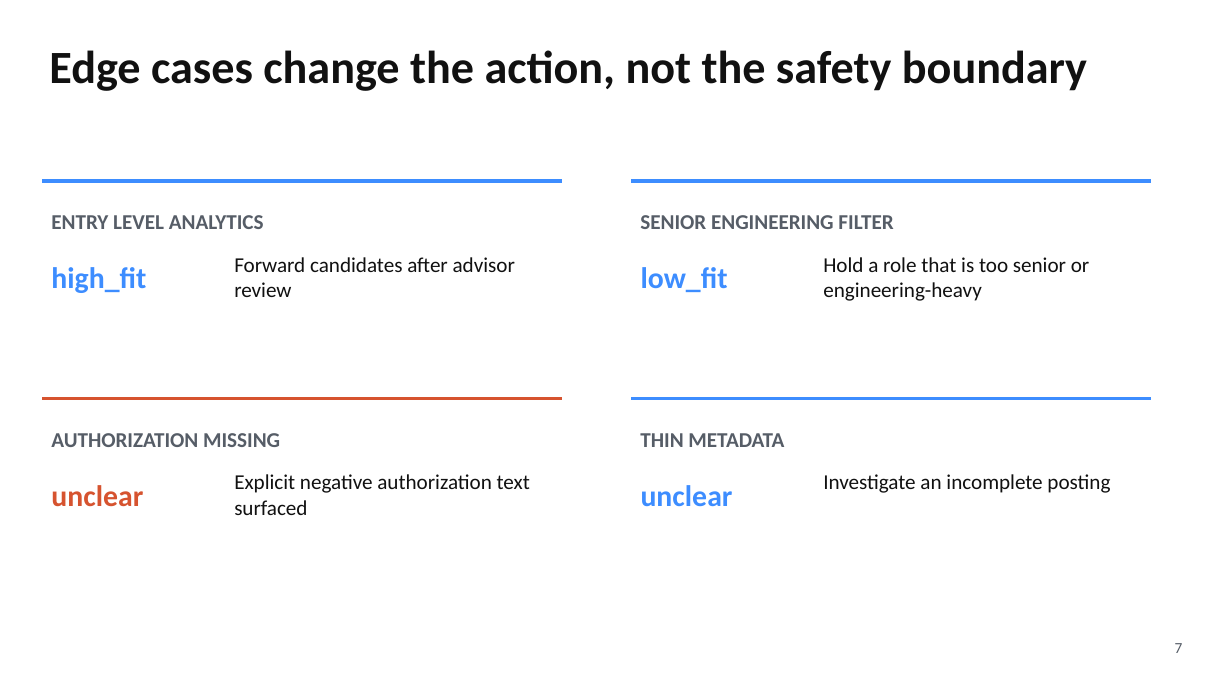
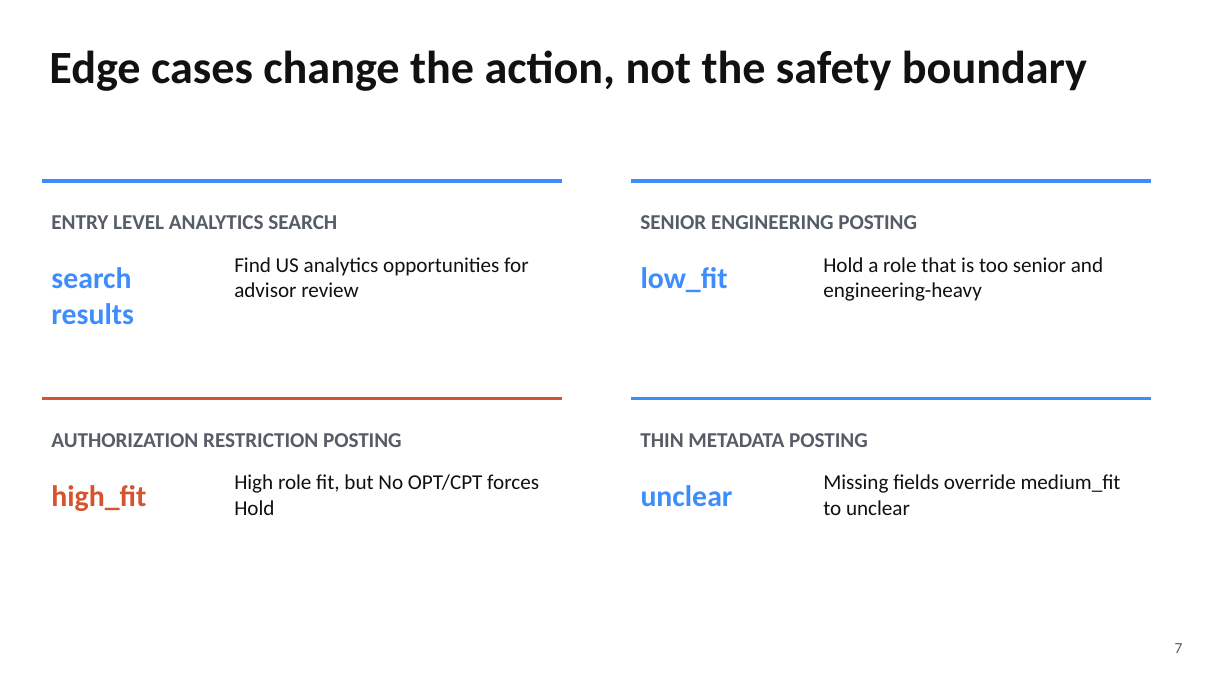
Before and after one commit to Kongbai815/job-matching-nlp, a slide deck: slide 7 of slides/MSBA_Job_Matching_Final_Deck.pptx. Drawn at 1232x693 pixels with LibreOffice and Linux fonts; fonts in the diff are those of the drawing. Boxes give left, top, right and bottom in pixels: in the first picture for what was removed or moved away, otherwise in the second. Text is boxed around its words. In the diff, an @@ line names an element or a change of style, - is before the commit and + after.

```diff
--- a/slides/MSBA_Job_Matching_Final_Deck.pptx
+++ b/slides/MSBA_Job_Matching_Final_Deck.pptx
@@ text at [51, 215, 337, 229]: text changed @@
-ENTRY LEVEL ANALYTICS
+ENTRY LEVEL ANALYTICS SEARCH
@@ text at [640, 215, 917, 229]: text changed @@
-SENIOR ENGINEERING FILTER
+SENIOR ENGINEERING POSTING
@@ text at [51, 267, 134, 324]: text changed @@
-high_fit
+search results
@@ text at [234, 257, 528, 297]: text changed @@
-Forward candidates after advisor review
+Find US analytics opportunities for advisor review
@@ text at [823, 257, 1103, 301]: text changed @@
-Hold a role that is too senior or engineering-heavy
+Hold a role that is too senior and engineering-heavy
@@ text at [51, 433, 402, 447]: text changed @@
-AUTHORIZATION MISSING
+AUTHORIZATION RESTRICTION POSTING
@@ text at [640, 433, 868, 447]: text changed @@
-THIN METADATA
+THIN METADATA POSTING
@@ text at [234, 474, 539, 515]: text changed @@
-Explicit negative authorization text surfaced
+High role fit, but No OPT/CPT forces Hold
@@ text at [823, 474, 1121, 515]: text changed @@
-Investigate an incomplete posting
+Missing fields override medium_fit to unclear
@@ text at [51, 485, 146, 511]: text changed @@
-unclear
+high_fit
```
Also in this commit, not shown: 6 other slides changed, 1 slide added, 1 slide removed, 34 other files.
